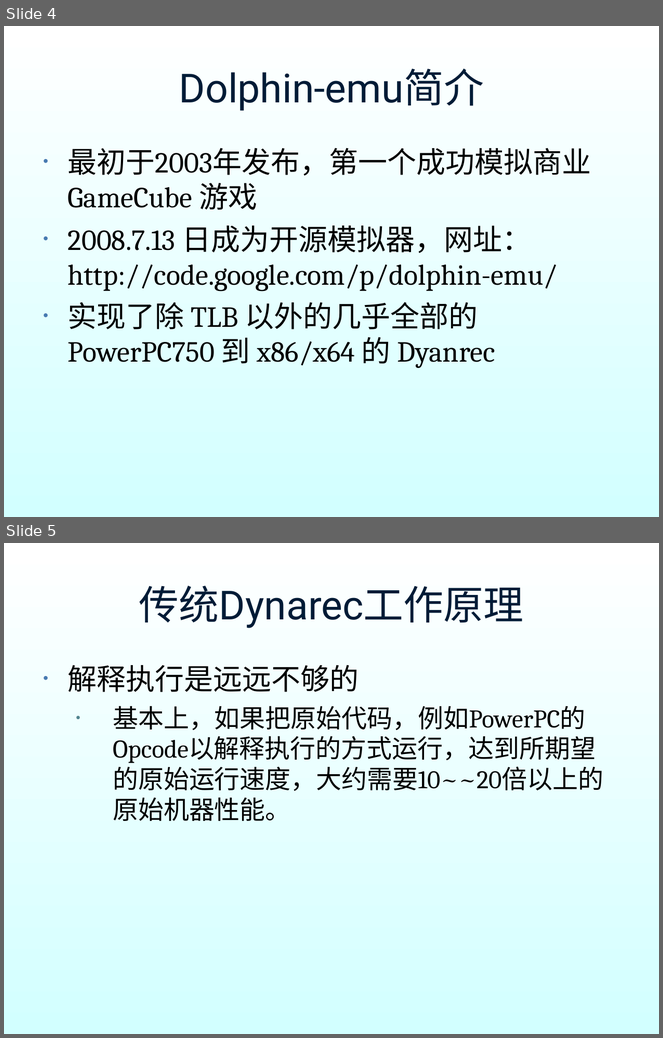
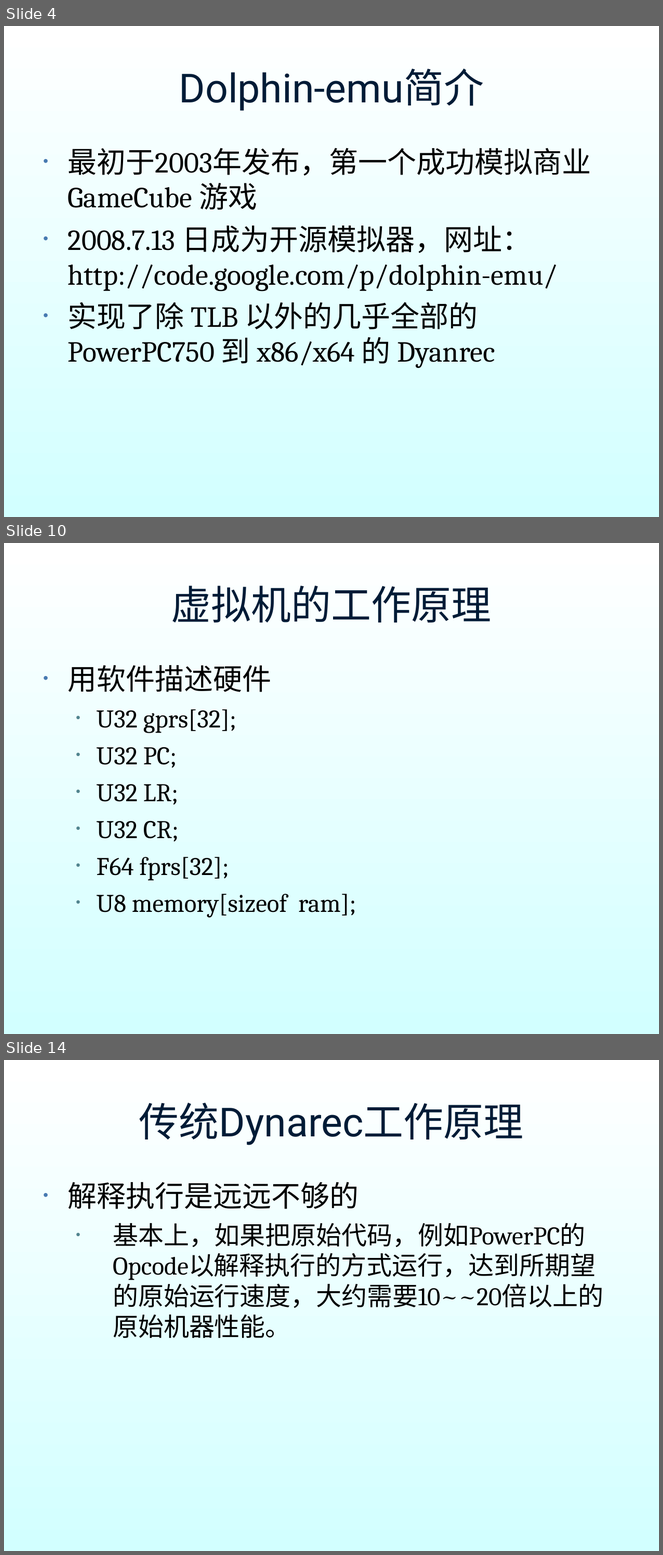
Before and after one commit to hyperiris/openhyper, a slide deck: dynarec_ppt/dynarec.ppt. Shown one above the other, each under a label of ours: slides 4 and 5 before the commit, slides 4, 10 and 14 after it; the slides between them are not shown. The pictures are 663x1038 and 663x1555 pixels, drawn with LibreOffice and Linux fonts; fonts in the diff are those of the drawing; background and template pictures are left out. Boxes give left, top, right and bottom in pixels: in the first picture for what was removed or moved away, otherwise in the second. Text is boxed around its words. In the diff, an @@ line names an element or a change of style, - is before the commit and + after.

```diff
--- a/dynarec_ppt/dynarec.ppt
+++ b/dynarec_ppt/dynarec.ppt
@@ slide 10 added at [4, 543, 659, 1034], background gradient #FFFFFF to #D2FFFF @@
@@ title added at [171, 586, 492, 623], 44 pt, text #001B36 @@
+虚拟机的工作原理
@@ text added at [68, 665, 356, 918], 28 pt, text #000000 @@
+• 用软件描述硬件
+  • U32 gprs[32];
+  • U32 PC;
+  • U32 LR;
+  • U32 CR;
+  • F64 fprs[32];
+  • U8 memory[sizeof ram];
@@ what was slide 5 is now slide 14 @@
```
Also in this commit, not shown: 1 slide changed, 8 other slides added.
